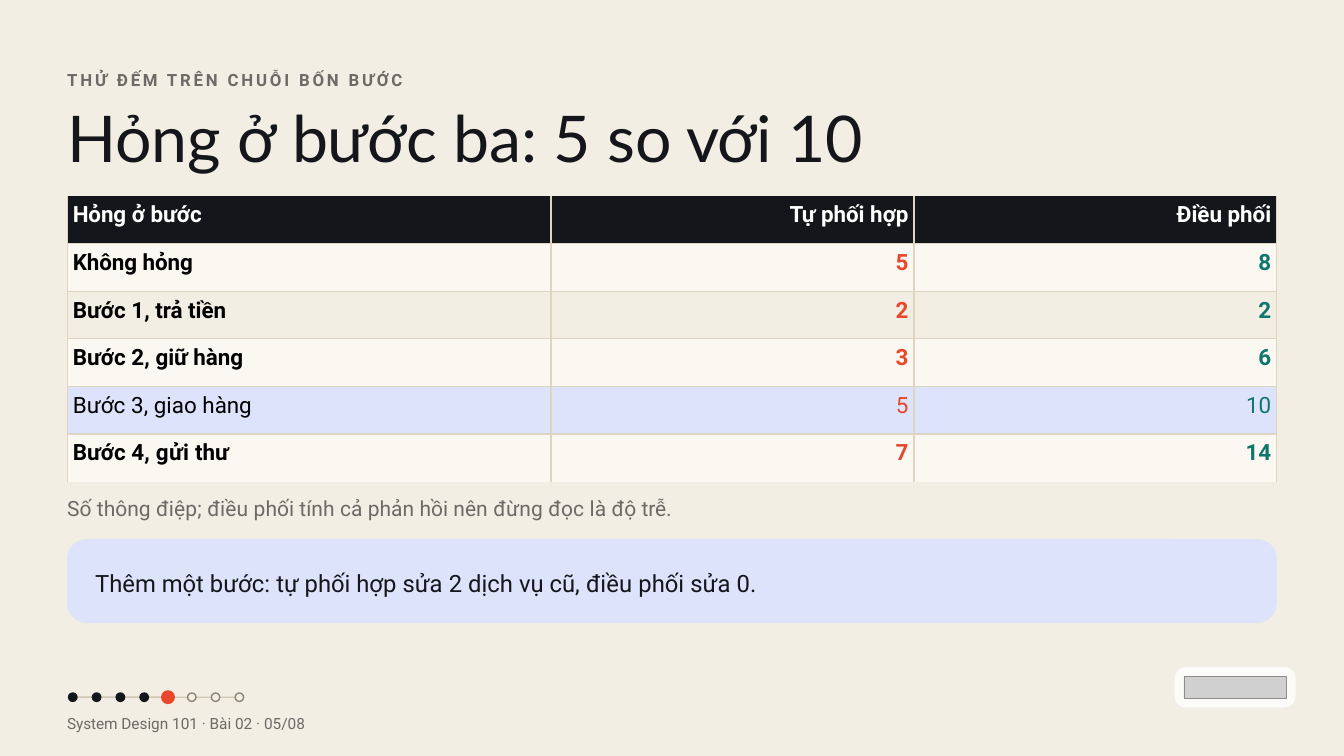
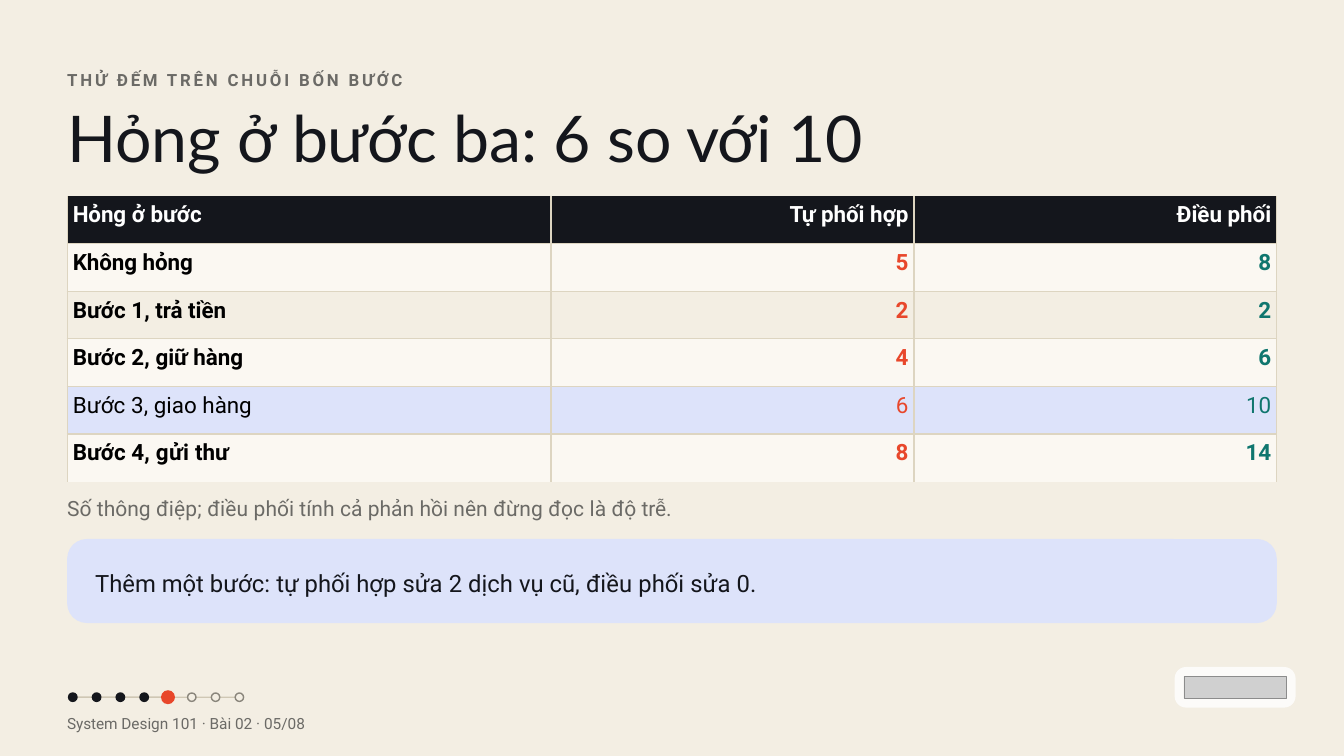
Before and after one commit to vohoailinh90/tool-marketing-studio, a slide deck: slide 5 of system-design-101/vi/lessons/sd-08-002/slides/sd-08-002.pptx. Drawn at 1344x756 pixels with LibreOffice and Linux fonts; fonts in the diff are those of the drawing; grey boxes stand for pictures. Boxes give left, top, right and bottom in pixels: in the first picture for what was removed or moved away, otherwise in the second. Text is boxed around its words. In the diff, an @@ line names an element or a change of style, - is before the commit and + after.

```diff
--- a/system-design-101/vi/lessons/sd-08-002/slides/sd-08-002.pptx
+++ b/system-design-101/vi/lessons/sd-08-002/slides/sd-08-002.pptx
@@ text at (67,114,863,174): text changed @@
-Hỏng ở bước ba: 5 so với 10
+Hỏng ở bước ba: 6 so với 10
@@ table at (67,196,1277,469) @@
-row 4, column 2: 3
+row 4, column 2: 4
-row 5, column 2: 5
+row 5, column 2: 6
-row 6, column 2: 7
+row 6, column 2: 8
```
Also in this commit, not shown: 4 other files.
